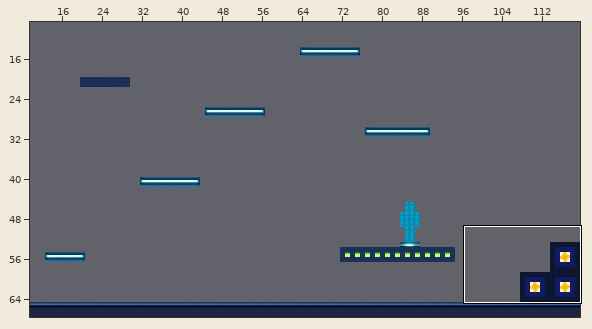
Level history. Tiled map: src/main/resources/assets/levels/Tile1.tmx. Above: a wide view before the commit, with the close-up outlined.
Close-up. The starting point:
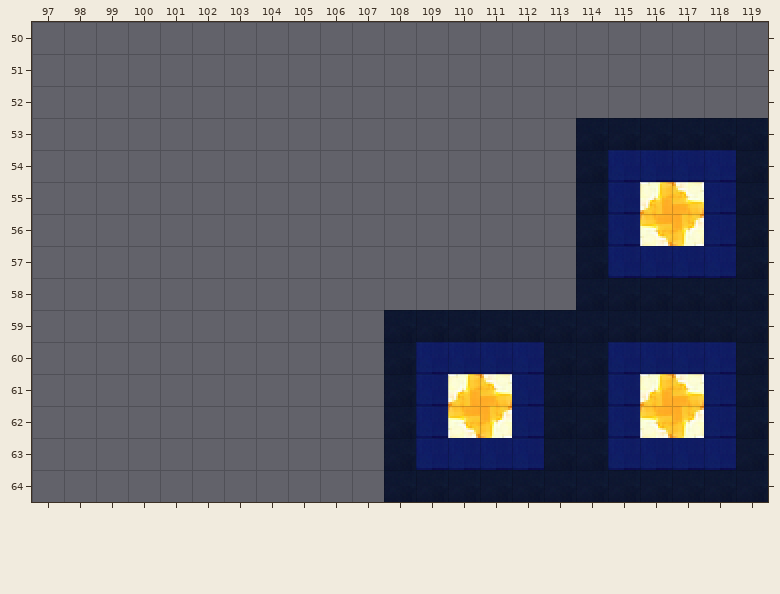
Cells are 16x16 px. Shown: x 97..119, y 50..64.
After the commit:
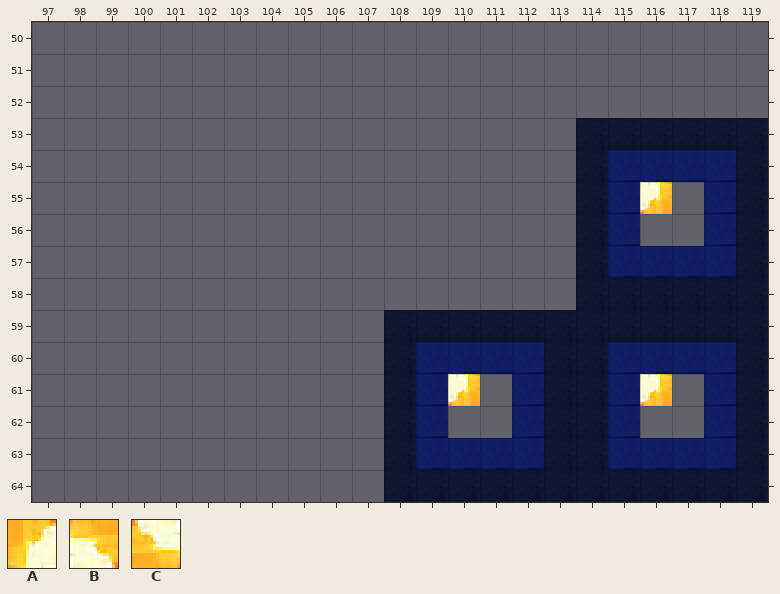
Key: from "sci-fi-tileset": A 3290 turned 180, B 3290 turned 270, C 3290 turned 90.
_ is an empty cell.
Tiles replaced or removed in this view: A, B, C.
Edits made:
Changed rows in their new state; . is an unchanged cell.
Layer "Kachelebene 1":
first column x 116:
55 ._
56 __
first column x 110:
61 ._....._
62 __....__
Boxes around the changes in both close-ups, in picture pixels (x1, y1, x2, y2):
removed: (640, 182, 704, 246)
removed: (448, 374, 512, 438)
removed: (640, 374, 704, 438)
